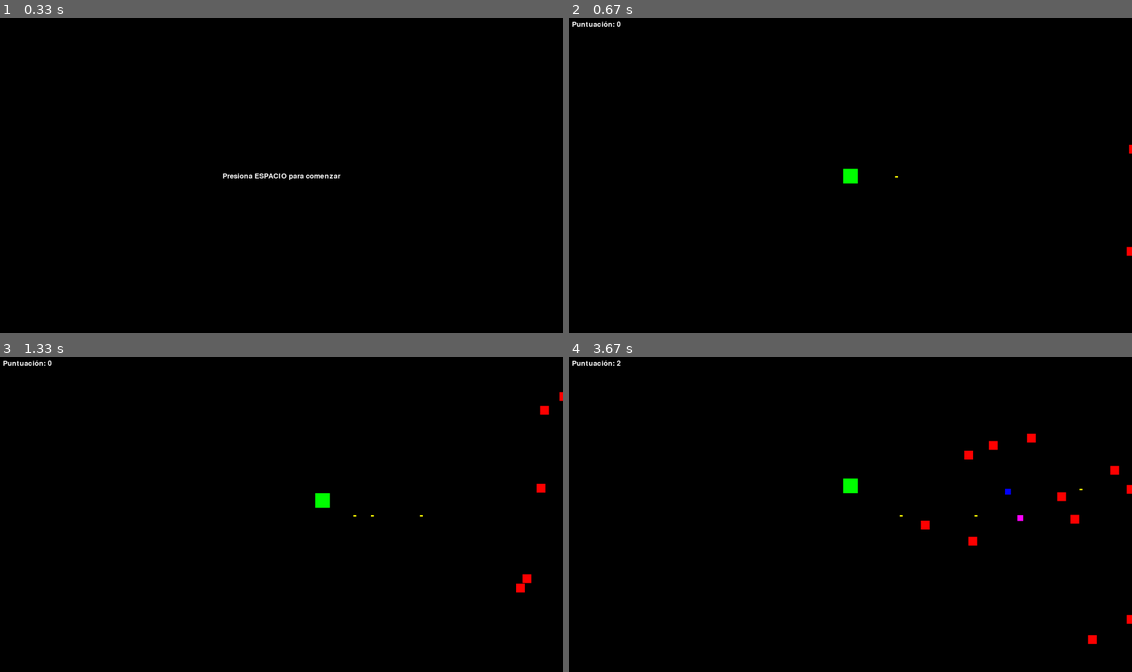
Above: before the commit, frames 1-4 (two rows, left to right).
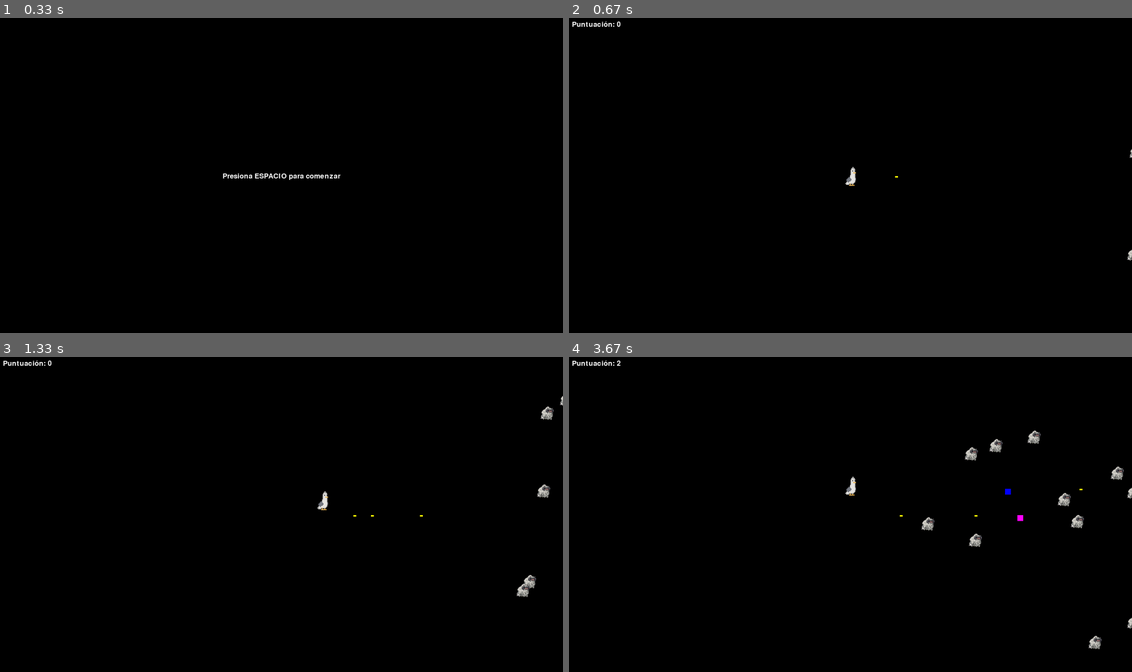
Above: after the commit, the same moments.

Repository: Luismo091/pygame
Game: pygame game, started from juego.py
The game is run twice, just before and just after one commit, with the same random seed, the same clock (stepped at 60 frames per second) and the same inputs.
Inputs:
- Up to frame 1 (0.33 s): no input
- Up to frame 2 (0.67 s): tap Space at 0.33 s
- Up to frame 3 (1.33 s): hold Right 0.67-1.13 s; tap Space at 0.73, 1.03, 1.23 s; hold Up from 1.17 s (still down)
- Up to frame 4 (3.67 s): release Up at 1.47 s; hold Right 1.5-1.97 s; tap Space at 1.57, 1.87, 2.07, 2.37, 2.63, 2.97, 3.27, 3.4 s; hold Left 2-2.53 s; hold Down 2.57-2.87 s; hold Left 2.9-3.3 s; hold Up from 3.33 s (still down)

Frame 1 is identical in both runs. In frame 2, 0.2% of the frame differs, in the area x 48-100%, y 40-77%; in frame 3, 0.5%; in frame 4, 1.0%, in the area x 48-100%, y 23-93%.

Commit message:
1234567ytfdcfghuio

Diff:
--- a/juego.py
+++ b/juego.py
@@ -19,8 +19,10 @@
 class Player(pygame.sprite.Sprite):
     def __init__(self):
         super().__init__()
-        self.image = pygame.Surface([50, 50])
-        self.image.fill((0, 255, 0))
+        original_image = pygame.image.load("Hai.png")  # Cargar la imagen del jugador desde un archivo
+        scaled_width = 50  # Ancho deseado para la imagen redimensionada
+        scaled_height = 80  # Alto deseado para la imagen redimensionada
+        self.image = pygame.transform.scale(original_image, (scaled_width, scaled_height))
         self.rect = self.image.get_rect()
         self.rect.center = (SCREEN_WIDTH // 2, SCREEN_HEIGHT // 2)
         self.speed = 5
@@ -77,8 +79,10 @@
 class Enemy(pygame.sprite.Sprite):
     def __init__(self, player):
         super().__init__()
-        self.image = pygame.Surface([30, 30])
-        self.image.fill((255, 0, 0))
+        original_image = pygame.image.load("BICHO.png")  # Cargar la imagen del enemigo desde un archivo
+        scaled_width = 50  # Ancho deseado para la imagen redimensionada
+        scaled_height = 50  # Alto deseado para la imagen redimensionada
+        self.image = pygame.transform.scale(original_image, (scaled_width, scaled_height))
         self.rect = self.image.get_rect()
         self.rect.x = SCREEN_WIDTH
         self.rect.y = random.randint(50, SCREEN_HEIGHT - 50)
Binary file added: BICHO.png
Binary file added: Chuleta_de_cerdo_cruda.png
Binary file added: Hai.png
